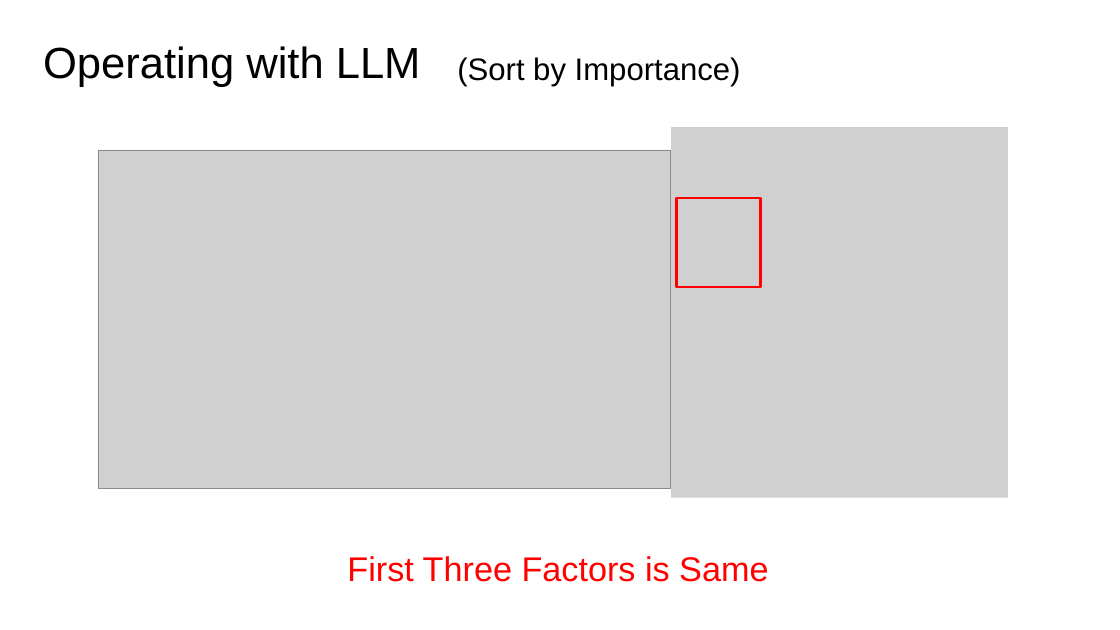
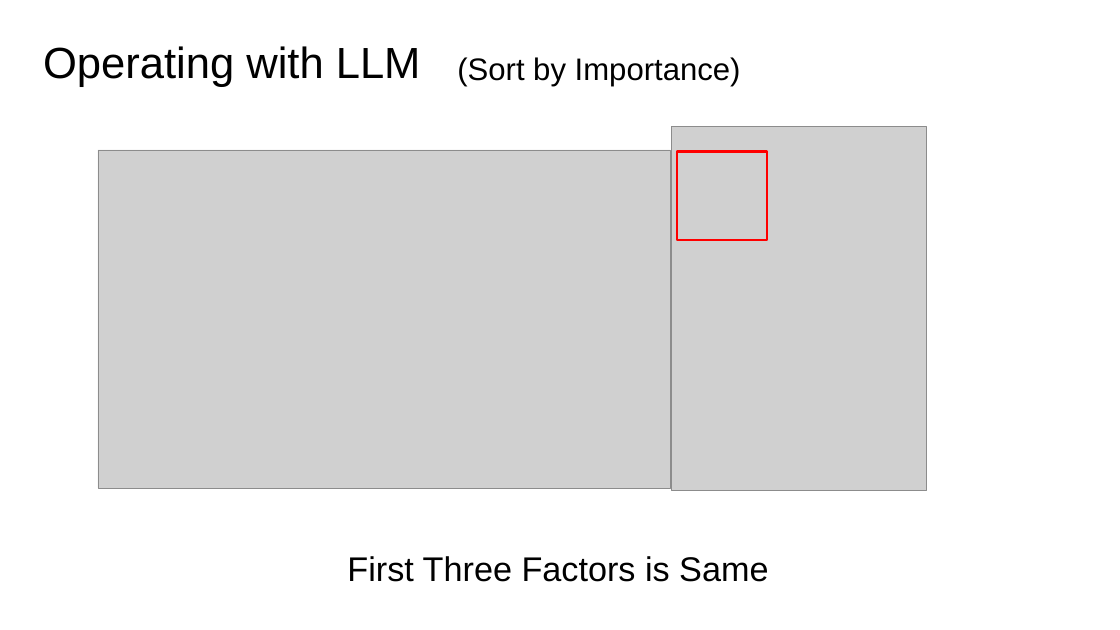
Before and after one commit to LeeMoofon0222/Vizuro_Intern, a slide deck: slide 19 of cc_process/Customer_Churn_ppt.pptx (slide 17 before the commit). Drawn at 1120x630 pixels with LibreOffice and Linux fonts; fonts in the diff are those of the drawing; grey boxes stand for pictures; background and template pictures are left out. Boxes give left, top, right and bottom in pixels: in the first picture for what was removed or moved away, otherwise in the second. Text is boxed around its words. In the diff, an @@ line names an element or a change of style, - is before the commit and + after.

```diff
--- a/cc_process/Customer_Churn_ppt.pptx
+++ b/cc_process/Customer_Churn_ppt.pptx
@@ picture: place and size @@
-picture at <box>671,127,1008,497</box>
+picture at <box>671,127,927,491</box>
@@ rectangle: place and size @@
-rectangle at <box>676,198,760,287</box>
+rectangle at <box>676,152,767,241</box>
@@ text "First Three Factors is Same" at <box>347,556,768,582</box>: text colour #FF0000 to #000000 @@
```
Also in this commit, not shown: 6 other slides changed, 2 slides added, 22 other files.
